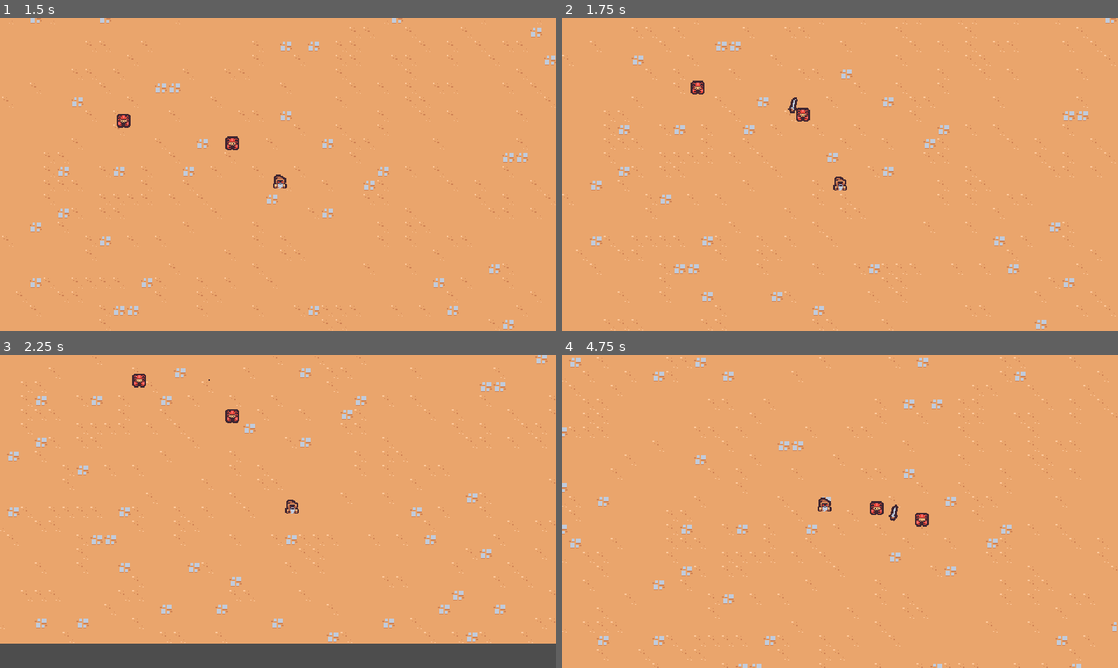
Above: before the commit, frames 1-4 (two rows, left to right).
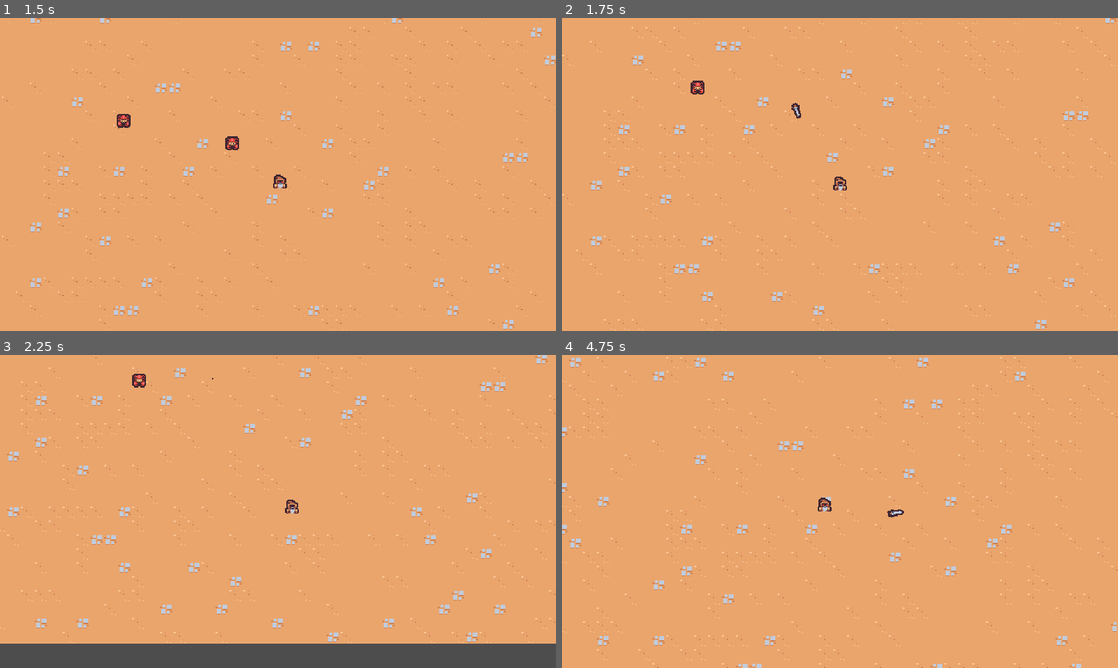
Above: after the commit, the same moments.

Repository: arrbaron/godot-survivor-tutorial
Game: Godot game, scene res://scenes/main/main.tscn
Two runs of this game, one before a commit and one after it. Both use one fixed random seed, a clock stepped at 60 frames per second and the inputs below.
Inputs:
- Up to frame 1 (1.5 s): hold D (move_right) 0.53-1.28 s; hold S (move_down) from 1.28 s (still down)
- Up to frame 2 (1.75 s): keep holding S (move_down)
- Up to frame 3 (2.25 s): release S (move_down) at 2.03 s; hold D (move_right) from 2.03 s (still down)
- Up to frame 4 (4.75 s): release D (move_right) at 2.78 s; hold W (move_up) 2.78-3.53 s; hold A (move_left) from 3.53 s (still down)

Frame 1 is identical in both runs. In frame 2, 0.2% of the frame differs, in the area x 40-45%, y 25-34%; in frame 3, 0.1%; in frame 4, 0.3%, in the area x 55-66%, y 46-55%.

Commit message:
Destroys enemies when hit with sword attack

Diff:
--- a/project.godot
+++ b/project.godot
@@ -52,8 +52,9 @@
 
 [layer_names]
 
-2d_physics/layer_1="player"
-2d_physics/layer_2="enemies"
+2d_physics/layer_1="Terrain"
+2d_physics/layer_2="Player"
+2d_physics/layer_3="Enemy"
 
 [rendering]
 
--- a/scenes/abilities/sword_ability/sword_ability.tscn
+++ b/scenes/abilities/sword_ability/sword_ability.tscn
@@ -1,6 +1,45 @@
-[gd_scene load_steps=5 format=3 uid="uid://but7rsc4h5uht"]
+[gd_scene load_steps=6 format=3 uid="uid://but7rsc4h5uht"]
 
 [ext_resource type="Texture2D" uid="uid://ckeg13am77bmn" path="res://scenes/abilities/sword_ability/sword.png" id="1_aovtu"]
+
+[sub_resource type="Animation" id="Animation_cvdee"]
+length = 0.001
+tracks/0/type = "value"
+tracks/0/imported = false
+tracks/0/enabled = true
+tracks/0/path = NodePath("Sprite2D:rotation")
+tracks/0/interp = 1
+tracks/0/loop_wrap = true
+tracks/0/keys = {
+"times": PackedFloat32Array(0),
+"transitions": PackedFloat32Array(1),
+"update": 0,
+"values": [0.0]
+}
+tracks/1/type = "value"
+tracks/1/imported = false
+tracks/1/enabled = true
+tracks/1/path = NodePath("Sprite2D:scale")
+tracks/1/interp = 1
+tracks/1/loop_wrap = true
+tracks/1/keys = {
+"times": PackedFloat32Array(0),
+"transitions": PackedFloat32Array(1),
+"update": 0,
+"values": [Vector2(1, 1)]
+}
+tracks/2/type = "value"
+tracks/2/imported = false
+tracks/2/enabled = true
+tracks/2/path = NodePath("Area2D/CollisionShape2D:disabled")
+tracks/2/interp = 1
+tracks/2/loop_wrap = true
+tracks/2/keys = {
+"times": PackedFloat32Array(0),
+"transitions": PackedFloat32Array(1),
+"update": 1,
+"values": [true]
+}
 
 [sub_resource type="Animation" id="Animation_gw0en"]
 resource_name = "swing"
@@ -44,32 +83,17 @@
 "method": &"queue_free"
 }]
 }
-
-[sub_resource type="Animation" id="Animation_cvdee"]
-length = 0.001
-tracks/0/type = "value"
-tracks/0/imported = false
-tracks/0/enabled = true
-tracks/0/path = NodePath("Sprite2D:rotation")
-tracks/0/interp = 1
-tracks/0/loop_wrap = true
-tracks/0/keys = {
-"times": PackedFloat32Array(0),
-"transitions": PackedFloat32Array(1),
-"update": 0,
-"values": [0.0]
-}
-tracks/1/type = "value"
-tracks/1/imported = false
-tracks/1/enabled = true
-tracks/1/path = NodePath("Sprite2D:scale")
-tracks/1/interp = 1
-tracks/1/loop_wrap = true
-tracks/1/keys = {
-"times": PackedFloat32Array(0),
-"transitions": PackedFloat32Array(1),
-"update": 0,
-"values": [Vector2(1, 1)]
+tracks/3/type = "value"
+tracks/3/imported = false
+tracks/3/enabled = true
+tracks/3/path = NodePath("Area2D/CollisionShape2D:disabled")
+tracks/3/interp = 1
+tracks/3/loop_wrap = true
+tracks/3/keys = {
+"times": PackedFloat32Array(0, 0.2, 0.4),
+"transitions": PackedFloat32Array(1, 1, 1),
+"update": 1,
+"values": [true, false, true]
 }
 
 [sub_resource type="AnimationLibrary" id="AnimationLibrary_sioht"]
@@ -77,6 +101,9 @@
 "RESET": SubResource("Animation_cvdee"),
 "swing": SubResource("Animation_gw0en")
 }
+
+[sub_resource type="RectangleShape2D" id="RectangleShape2D_g76l3"]
+size = Vector2(25, 29)
 
 [node name="SwordAbility" type="Node2D"]
 
@@ -89,3 +116,12 @@
 [node name="Sprite2D" type="Sprite2D" parent="."]
 texture = ExtResource("1_aovtu")
 offset = Vector2(0, -4)
+
+[node name="Area2D" type="Area2D" parent="."]
+collision_layer = 4
+collision_mask = 0
+
+[node name="CollisionShape2D" type="CollisionShape2D" parent="Area2D"]
+position = Vector2(12.5, 0.5)
+shape = SubResource("RectangleShape2D_g76l3")
+disabled = true
--- a/scenes/abilities/sword_ability_controller/sword_ability_controller.gd
+++ b/scenes/abilities/sword_ability_controller/sword_ability_controller.gd
@@ -34,3 +34,7 @@
 	var sword_instance = sword_ability.instantiate() as Node2D
 	player.get_parent().add_child(sword_instance)
 	sword_instance.global_position = enemies[0].global_position
+	sword_instance.global_position += Vector2.RIGHT.rotated(randf_range(0, TAU)) * 4
+
+	var enemy_direction = (enemies[0].global_position - sword_instance.global_position)
+	sword_instance.rotation = enemy_direction.angle()
--- a/scenes/basic_enemy/basic_enemy.gd
+++ b/scenes/basic_enemy/basic_enemy.gd
@@ -1,6 +1,10 @@
 extends CharacterBody2D
 
 const MAX_SPEED = 75
+
+
+func _ready():
+	$Area2D.area_entered.connect(on_area_entered)
 
 
 func _process(_delta):
@@ -16,3 +20,7 @@
 		return (player_node.global_position - global_position).normalized()
 
 	return Vector2.ZERO
+
+
+func on_area_entered(_other_area: Area2D):
+	queue_free()
--- a/scenes/basic_enemy/basic_enemy.tscn
+++ b/scenes/basic_enemy/basic_enemy.tscn
@@ -1,7 +1,10 @@
-[gd_scene load_steps=4 format=3 uid="uid://mirolqyx7ngi"]
+[gd_scene load_steps=5 format=3 uid="uid://mirolqyx7ngi"]
 
 [ext_resource type="Texture2D" uid="uid://bdephk4ukltoe" path="res://scenes/basic_enemy/basic_enemy.png" id="1_1dl4w"]
 [ext_resource type="Script" path="res://scenes/basic_enemy/basic_enemy.gd" id="1_57ikd"]
+
+[sub_resource type="CircleShape2D" id="CircleShape2D_wd1jr"]
+radius = 12.0
 
 [sub_resource type="CircleShape2D" id="CircleShape2D_yumoj"]
 radius = 5.0
@@ -10,6 +13,14 @@
 collision_layer = 0
 script = ExtResource("1_57ikd")
 
+[node name="Area2D" type="Area2D" parent="."]
+collision_layer = 0
+collision_mask = 4
+
+[node name="CollisionShape2D" type="CollisionShape2D" parent="Area2D"]
+position = Vector2(0, -8)
+shape = SubResource("CircleShape2D_wd1jr")
+
 [node name="Sprite2D" type="Sprite2D" parent="."]
 texture = ExtResource("1_1dl4w")
 offset = Vector2(0, -8)
